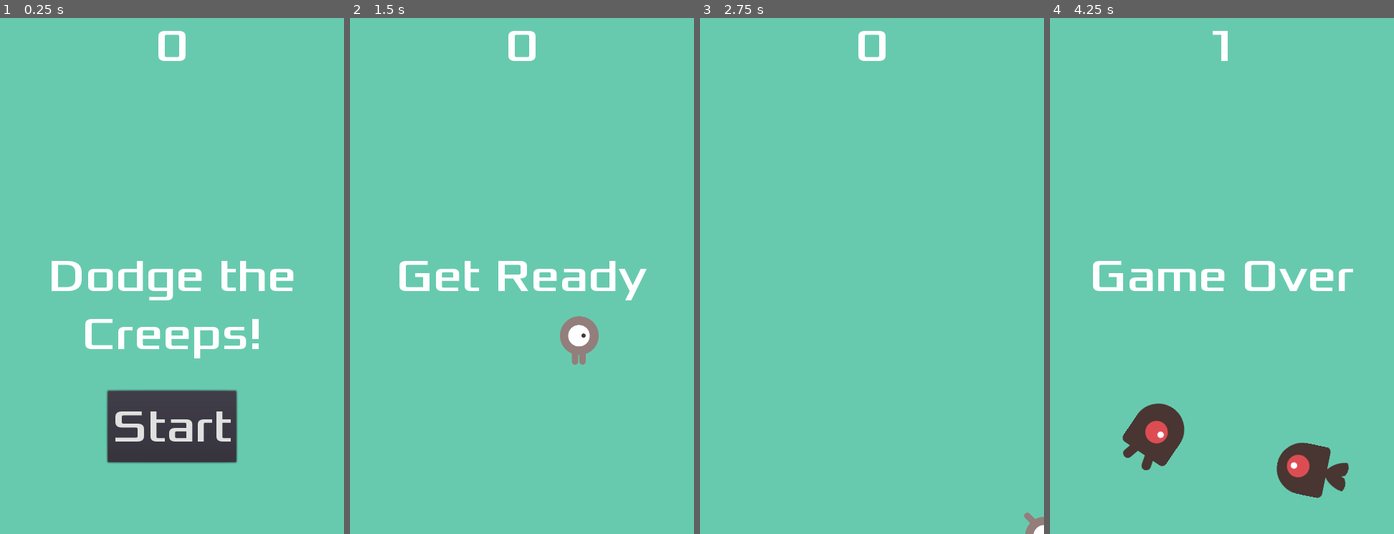
Above: before the commit, frames 1-4 (left to right).
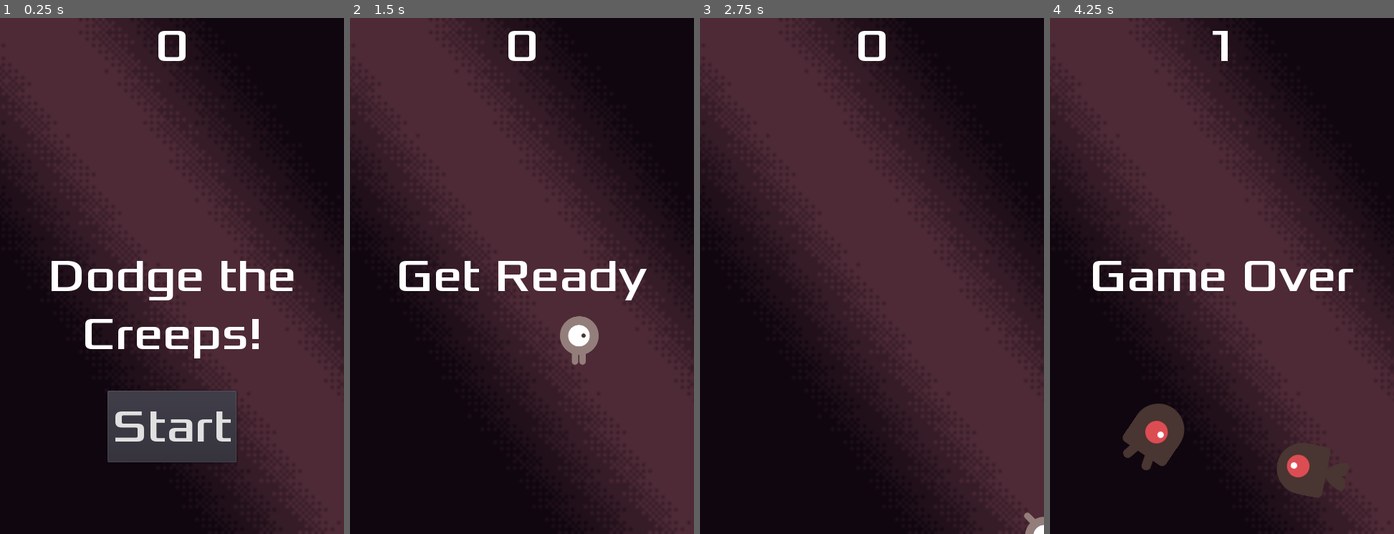
Above: after the commit, the same moments.

Repository: SebastienFCT/dodge-the-creeps-godot-toturial
Game: Godot game, scene res://scenes/Main.tscn
Same seed, same stepped clock (60 frames per second), same inputs: the game is played once before the commit and once after it.
Inputs:
- Up to frame 1 (0.25 s): no input
- Up to frame 2 (1.5 s): click "Start" at 0.5 s; tap Enter (start_game) at 1.25, 1.35 s; hold Right (move_right) from 1.28 s (still down)
- Up to frame 3 (2.75 s): release Right (move_right) at 2.03 s; hold Down (move_down) from 2.03 s (still down); tap Enter (start_game) at 2.1 s
- Up to frame 4 (4.25 s): release Down (move_down) at 2.78 s; hold Right (move_right) 2.78-3.53 s; tap Enter (start_game) at 2.85, 3.6 s; hold Up (move_up) from 3.53 s (still down)

The runs differ from the first frame. In frame 1, 92% of the frame differs, in the area x 0-100%, y 0-100%; in frame 2, 98%; in frame 3, 100%; in frame 4, 95%.

Commit message:
changes background from color to texture

Diff:
--- a/scenes/Main.tscn
+++ b/scenes/Main.tscn
@@ -6,6 +6,7 @@
 [ext_resource path="res://scenes/HUD.tscn" type="PackedScene" id=4]
 [ext_resource path="res://art/gameover.wav" type="AudioStream" id=5]
 [ext_resource path="res://art/House In a Forest Loop.ogg" type="AudioStream" id=6]
+[ext_resource path="res://art/background.png" type="Texture" id=7]
 
 [sub_resource type="Curve2D" id=1]
 _data = {
@@ -16,10 +17,12 @@
 script = ExtResource( 2 )
 mob_scene = ExtResource( 3 )
 
-[node name="ColorRect" type="ColorRect" parent="."]
-anchor_right = 1.0
-anchor_bottom = 1.0
-color = Color( 0.407843, 0.796078, 0.686275, 1 )
+[node name="ParallaxBackground" type="ParallaxBackground" parent="."]
+
+[node name="TextureRect" type="TextureRect" parent="."]
+margin_right = 480.0
+margin_bottom = 720.0
+texture = ExtResource( 7 )
 
 [node name="Player" parent="." instance=ExtResource( 1 )]
 
Binary file added: art/background.png
Not shown, added: art/background.png.import
Not shown: 1 places in scenes/Main.tscn that only renumber resources
Not shown, changed: .DS_Store
Not shown, added: art/src/parallax.afdesign
